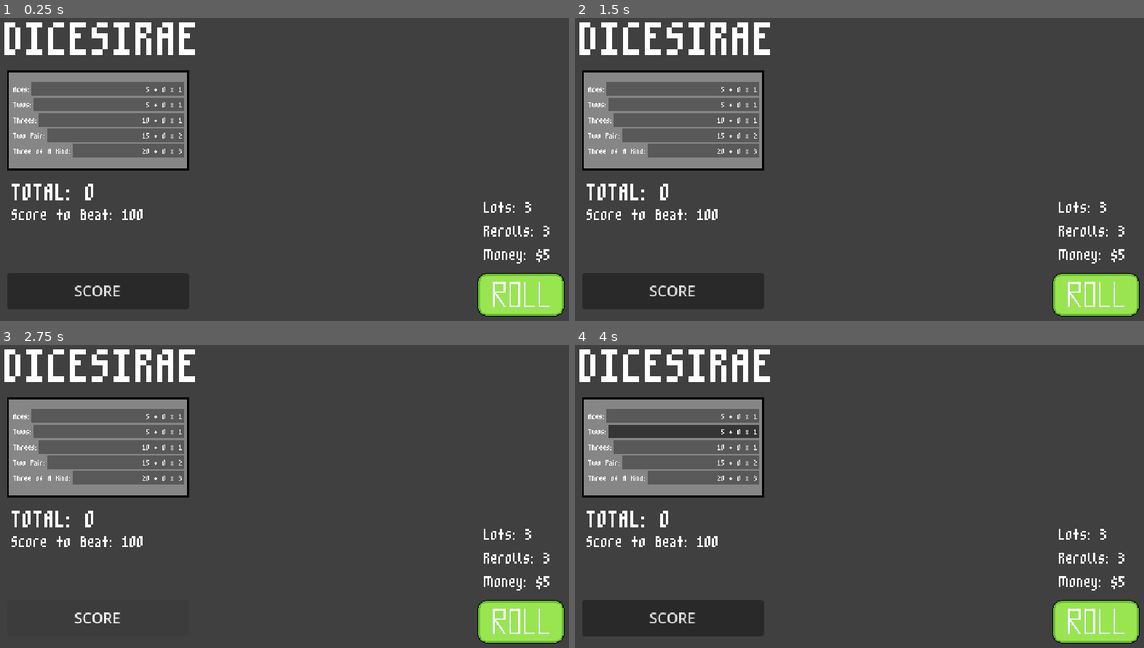
Above: before the commit, frames 1-4 (two rows, left to right).
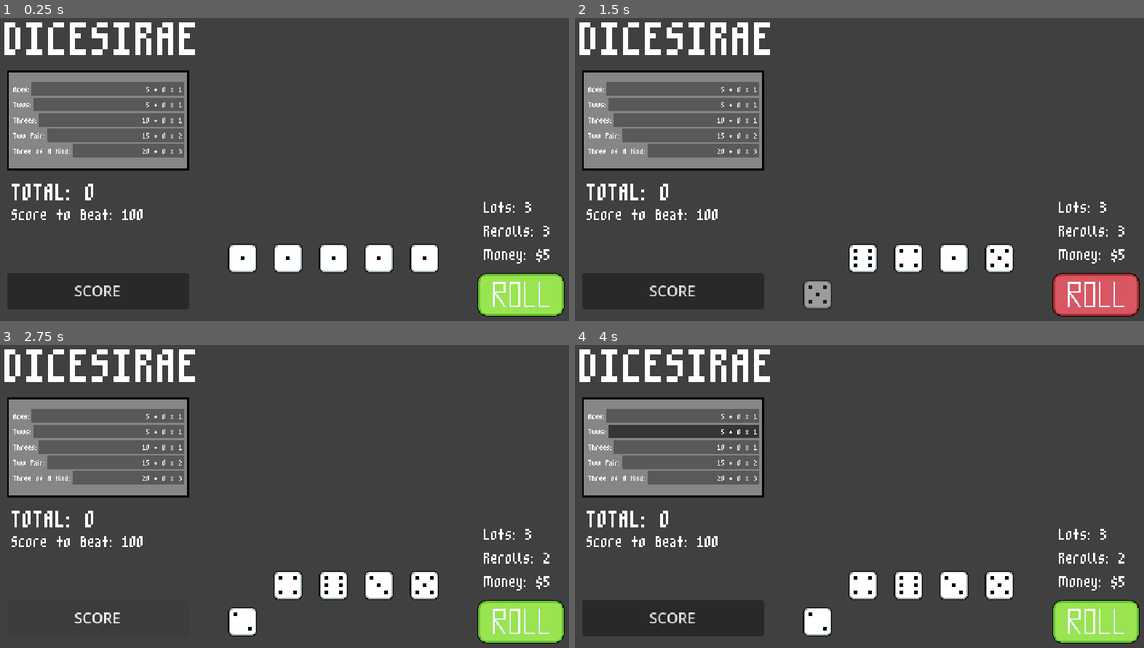
Above: after the commit, the same moments.

Repository: xander6424/DICESIRAE
Game: Godot game, scene res://scenes/main.tscn
Same seed, same stepped clock (60 frames per second), same inputs: the game is played once before the commit and once after it.
Inputs (mouse positions are in pixels of both pictures, inside the frame that each line leads up to):
- Up to frame 1 (0.25 s): no input
- Up to frame 2 (1.5 s): click (1098, 293) at 0.5 s; click (819, 257) at 1.27 s
- Up to frame 3 (2.75 s): click "SCORE" at 2 s
- Up to frame 4 (4 s): click "5 + 0 x 1" at 2.75 s; click "5 + 0 x 1" at 3.5 s

The runs differ from the first frame. In frame 1, 2.4% of the frame differs, in the area x 40-78%, y 74-85%; in frame 2, 4.2%, in the area x 40-100%, y 74-99%; in frame 3, 2.4%; in frame 4, 2.4%.
Error before the commit: Parse Error: Identifier "any_dice_rolling" not declared in the current scope. (res://scripts/dice.gd:89)

Commit message:
Signals
Added signals that alert the dice manager when all dice have been rolled and to then update the round status in main.

Diff:
--- a/scripts/classes/dice/dice-class.gd
+++ b/scripts/classes/dice/dice-class.gd
@@ -4,8 +4,9 @@
 
 @export var dice_size: DiceData.Size = DiceData.Size.D6
 @export var dice_type: DiceData.DiceType = DiceData.DiceType.NORMAL
+
 var faces: Array[DiceFace] = []
-var current_face_index: int = 0 # make this random?
+var current_face_index: int = 0
 
 
 func _init(_dice_size: DiceData.Size = DiceData.Size.D6, _dice_type: DiceData.DiceType = DiceData.DiceType.NORMAL) -> void:
--- a/scripts/dice.gd
+++ b/scripts/dice.gd
@@ -1,8 +1,6 @@
 extends RigidBody2D
 
 class_name DiceNode
-
-signal _update_round_status() # FIX and move this to dice manager!!!
 
 @onready var face_sprite: Sprite2D = %FaceSprite
 @onready var roll_button = get_parent().get_parent().get_node("RollButton") # THIS SUCKS
@@ -72,21 +70,21 @@
 
 	rolling = false
 	dice_currently_rolling -= 1
-	# EMIT THE RESULT TO MANAGER
 
 	# Doesn't count a roll until all dice are scored
 	if dice_currently_rolling == 0:
-		GameData.rerolls -= 1
-		# CHANGE THIS TO A SIGNAL?? and move reroll decrease to main
-
 		if GameData.rerolls > 0:
 			roll_button.disabled = false
 
-		_update_round_status.emit() # move?
+		GameData.rerolls -= 1 # change this?
+		DiceManager._hand_rolling_done.emit()
+
+
+
 
 
 func _save_button_pressed():
-	if !any_dice_rolling and !GameData.first_round_roll:
+	#if !any_dice_rolling and !GameData.first_round_roll:
 		save_dice()
 
 func save_dice():
@@ -96,26 +94,26 @@
 	if !dice_saved and !GameData.current_lot_scored:
 		dice_saved = true
 		position.y += 40
-		dice_in_play -= 1
+		#dice_in_play -= 1
 
 		for dice in GameData.rolling_dice_list:
-			if dice == number_rolled:
-				GameData.saved_dice_list.append(number_rolled)
-				GameData.rolling_dice_list.remove_at(index)
-				break
+			#if dice == number_rolled:
+				#GameData.saved_dice_list.append(number_rolled)
+				#GameData.rolling_dice_list.remove_at(index)
+				#break
 			index += 1
 	# Dice to be unsaved
 	elif dice_saved and GameData.rerolls > 0:
 		dice_saved = false
 		position.y -= 40
-		dice_in_play += 1
+		#dice_in_play += 1
 
-		for dice in GameData.saved_dice_list:
-			if dice  == number_rolled:
-				GameData.rolling_dice_list.append(number_rolled)
-				GameData.saved_dice_list.remove_at(index)
-				break
-			index += 1
+		#for dice in GameData.saved_dice_list:
+			#if dice  == number_rolled:
+				#GameData.rolling_dice_list.append(number_rolled)
+				#GameData.saved_dice_list.remove_at(index)
+				#break
+			#index += 1
 
 	if GameData.rolling_dice_list.is_empty():
 		roll_button.disabled = true
--- a/scripts/global/dice-manager.gd
+++ b/scripts/global/dice-manager.gd
@@ -1,6 +1,8 @@
 extends Node
 
 signal _on_hand_drawn()
+signal _hand_rolling_done()
+signal _update_round_status()
 
 const HAND_SIZE: int = 5
 const STARTING_DRAW_PILE_SIZE: int = 10
@@ -10,6 +12,9 @@
 var saved_dice_list: Array[DiceInfo] = []
 var discard_pile: Array[DiceInfo] = []
 
+
+func _ready() -> void:
+	_hand_rolling_done.connect(_on_hand_rolling_done)
 
 func create_starting_dice() -> void:
 	draw_pile.clear()
@@ -30,6 +35,9 @@
 
 	_on_hand_drawn.emit()
 
+func _on_hand_rolling_done() -> void:
+	print("HAND DONE ROLLING")
+	_update_round_status.emit()
 
 # Save and unsave dice here instead
 
--- a/scripts/main.gd
+++ b/scripts/main.gd
@@ -16,6 +16,7 @@
 
 func _ready() -> void:
 	GameData._reset_round.connect(_on_reset_round)
+	DiceManager._update_round_status.connect(_on_update_round_status)
 	reset_game()
 	_on_reset_round()
 
@@ -48,7 +49,7 @@
 	_reset_scorecard.emit()
 
 
-func _update_round_status() -> void:
+func _on_update_round_status() -> void:
 	# Checks if all rerolls have been used
 	if GameData.rerolls <= 0:
 		_save_button_pressed.emit() # Save all remaining dice
